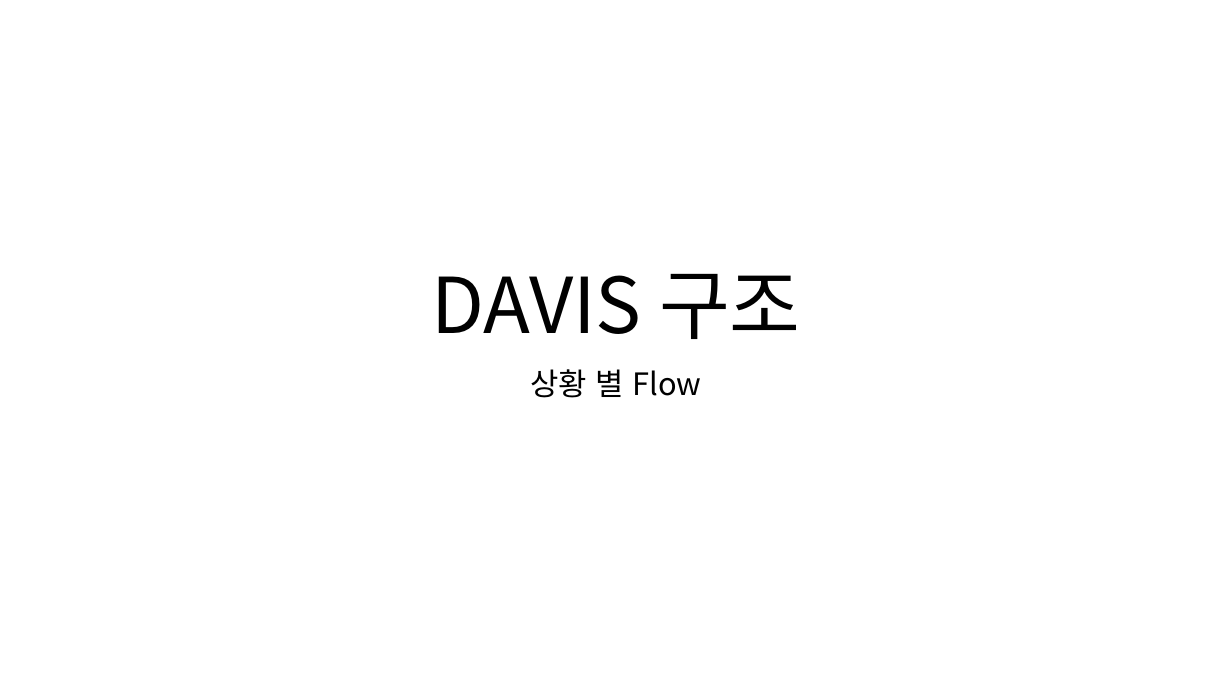
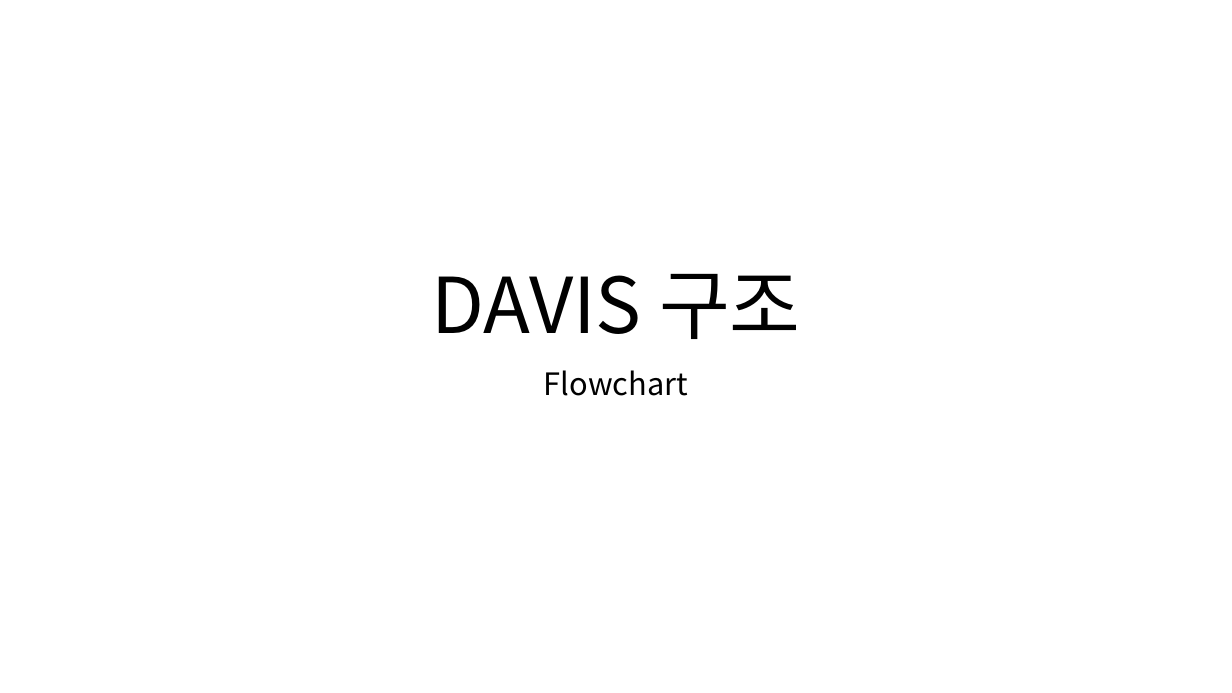
Before and after one commit to Anjeongkyun/RestTemplateClient, a slide deck: slide 1 of document/기타/DAVIS_flow_20220415.pptx. Drawn at 1232x693 pixels with LibreOffice and Linux fonts; fonts in the diff are those of the drawing. Boxes give left, top, right and bottom in pixels: in the first picture for what was removed or moved away, otherwise in the second. Text is boxed around its words. In the diff, an @@ line names an element or a change of style, - is before the commit and + after.

```diff
--- a/document/기타/DAVIS_flow_20220415.pptx
+++ b/document/기타/DAVIS_flow_20220415.pptx
@@ subtitle at box(544, 370, 688, 396): text changed @@
-상황 별 Flow
+Flowchart
```
Also in this commit, not shown: 1 other file.
